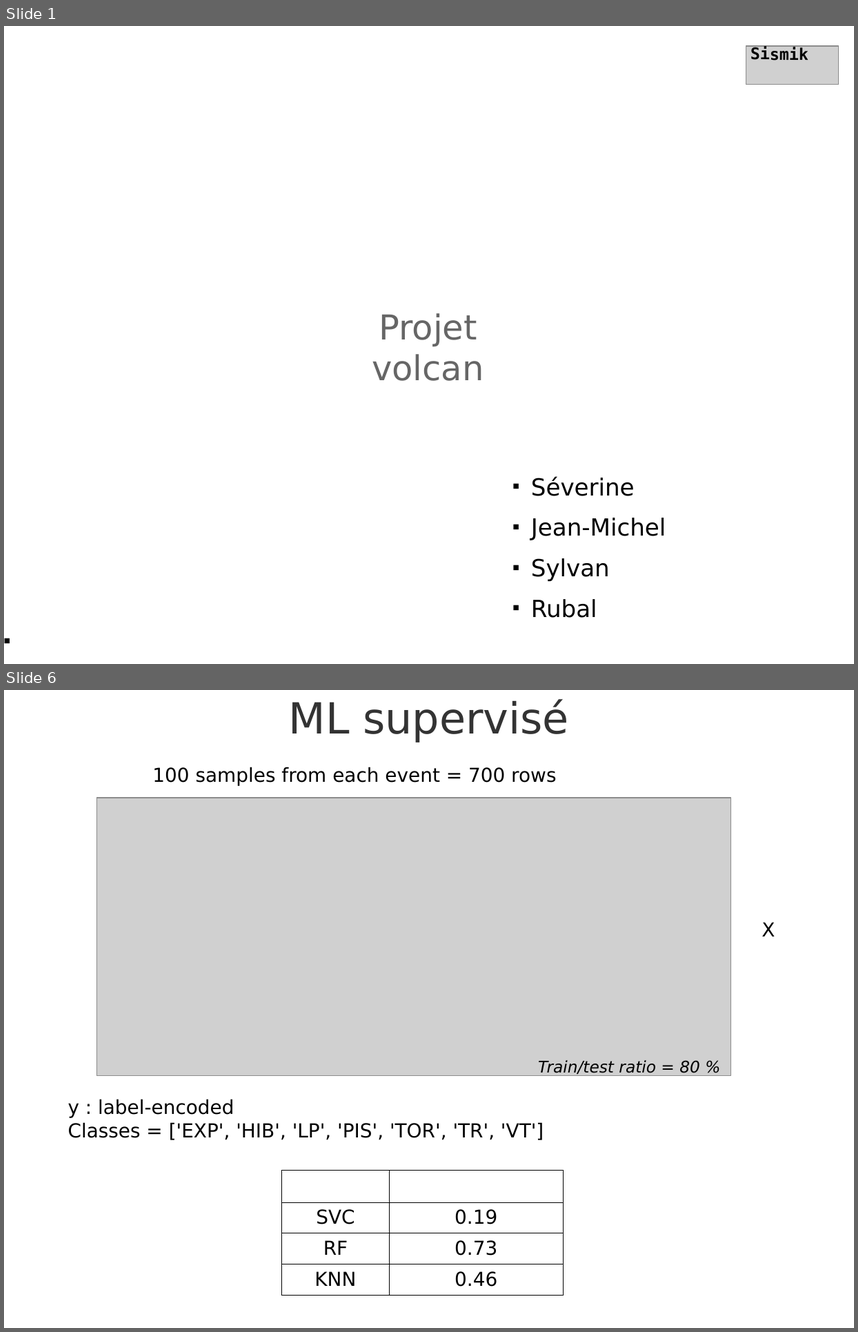
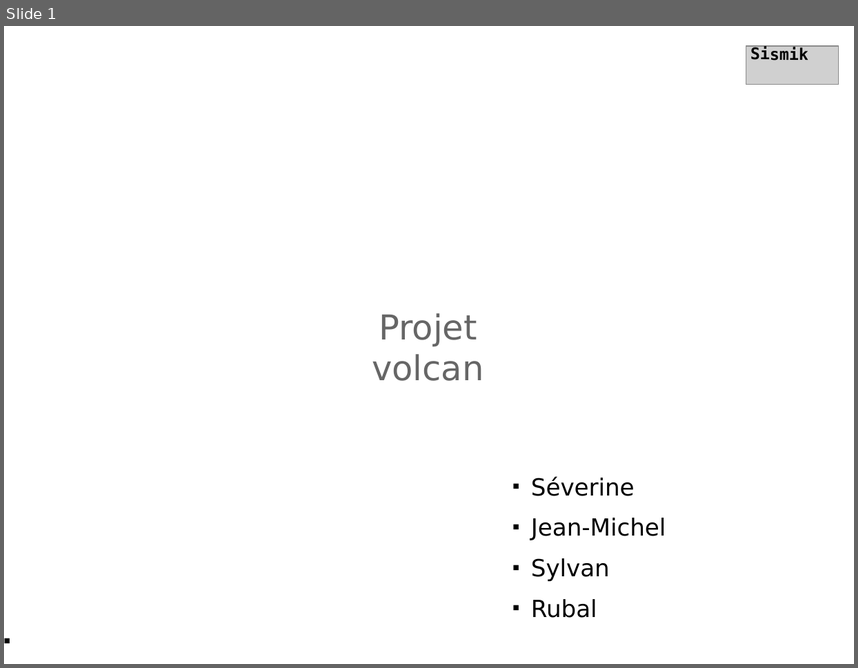
Before and after one commit to rubalravinder/cas_etude_volcano, a slide deck: prez_finale_sismik.odp. Shown one above the other, each under a label of ours: slides 1 and 6 before the commit, slide 1 after it; the slides between them are not shown. The pictures are 858x1332 and 858x668 pixels, drawn with LibreOffice and Linux fonts; fonts in the diff are those of the drawing; grey boxes stand for pictures; background and template pictures are left out. Boxes give left, top, right and bottom in pixels: in the first picture for what was removed or moved away, otherwise in the second. Text is boxed around its words. In the diff, an @@ line names an element or a change of style, - is before the commit and + after.

```diff
--- a/prez_finale_sismik.odp
+++ b/prez_finale_sismik.odp
@@ slide 6 removed at [4, 690, 854, 1328], background picture (left out) @@
@@ title removed at [289, 699, 569, 742] @@
-ML supervisé
@@ text removed at [152, 767, 556, 786] @@
-100 samples from each event = 700 rows
@@ picture removed at [96, 798, 731, 1076] @@
@@ text removed at [762, 922, 775, 936] @@
-X
@@ text removed at [538, 1060, 700, 1076] @@
-Train/test ratio = 80 %
@@ text removed at [68, 1098, 544, 1140] @@
-y : label-encoded
-Classes = ['EXP', 'HIB', 'LP', 'PIS', 'TOR', 'TR', 'VT']
@@ table removed at [281, 1170, 562, 1291], 4 rows, 2 columns @@
-Modèle | Accuracy
-SVC | 0.19
-RF | 0.73
-KNN | 0.46
```
Also in this commit, not shown: 3 slides changed, 18 slides added, 9 other slides removed, 4 other files.
